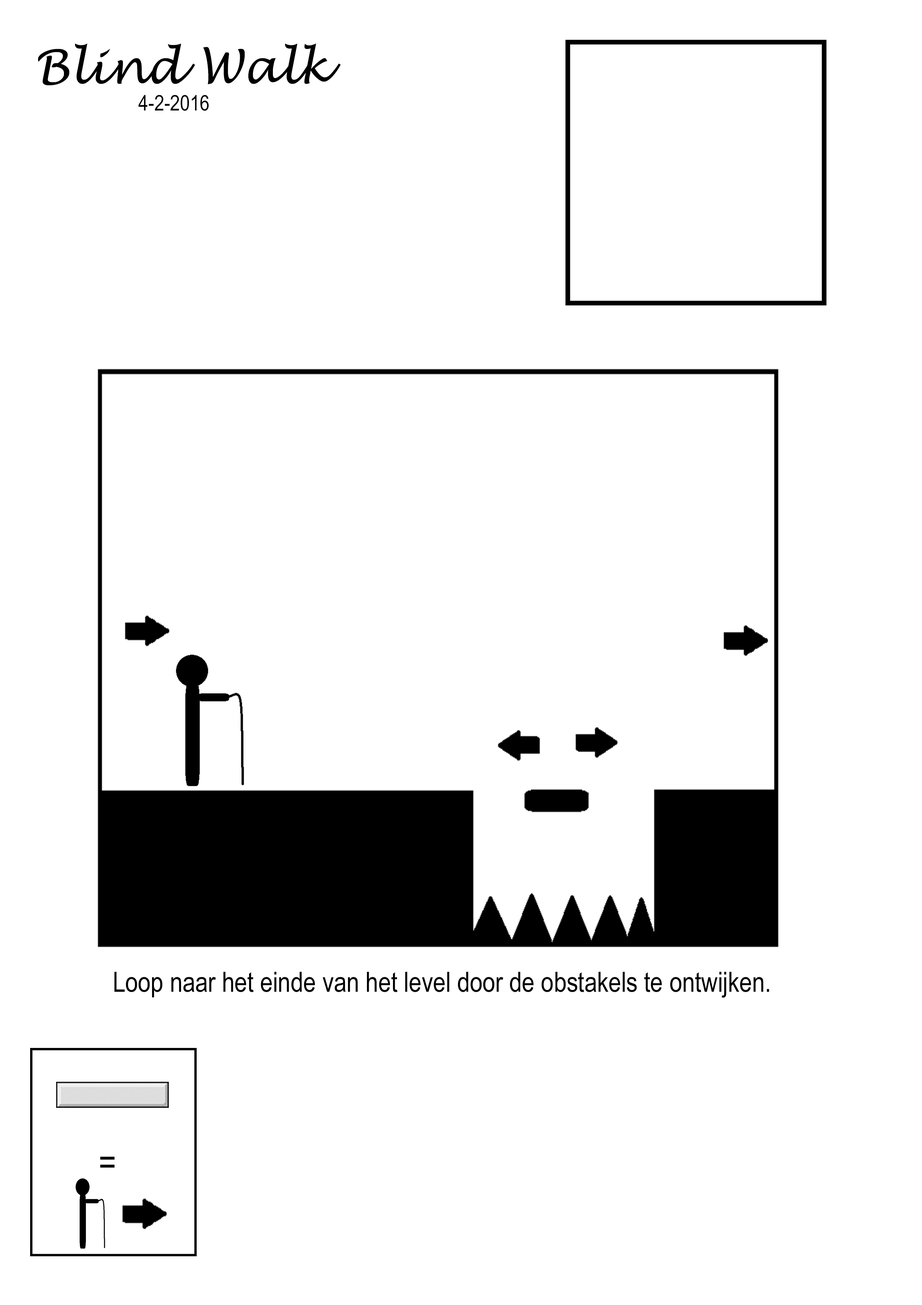
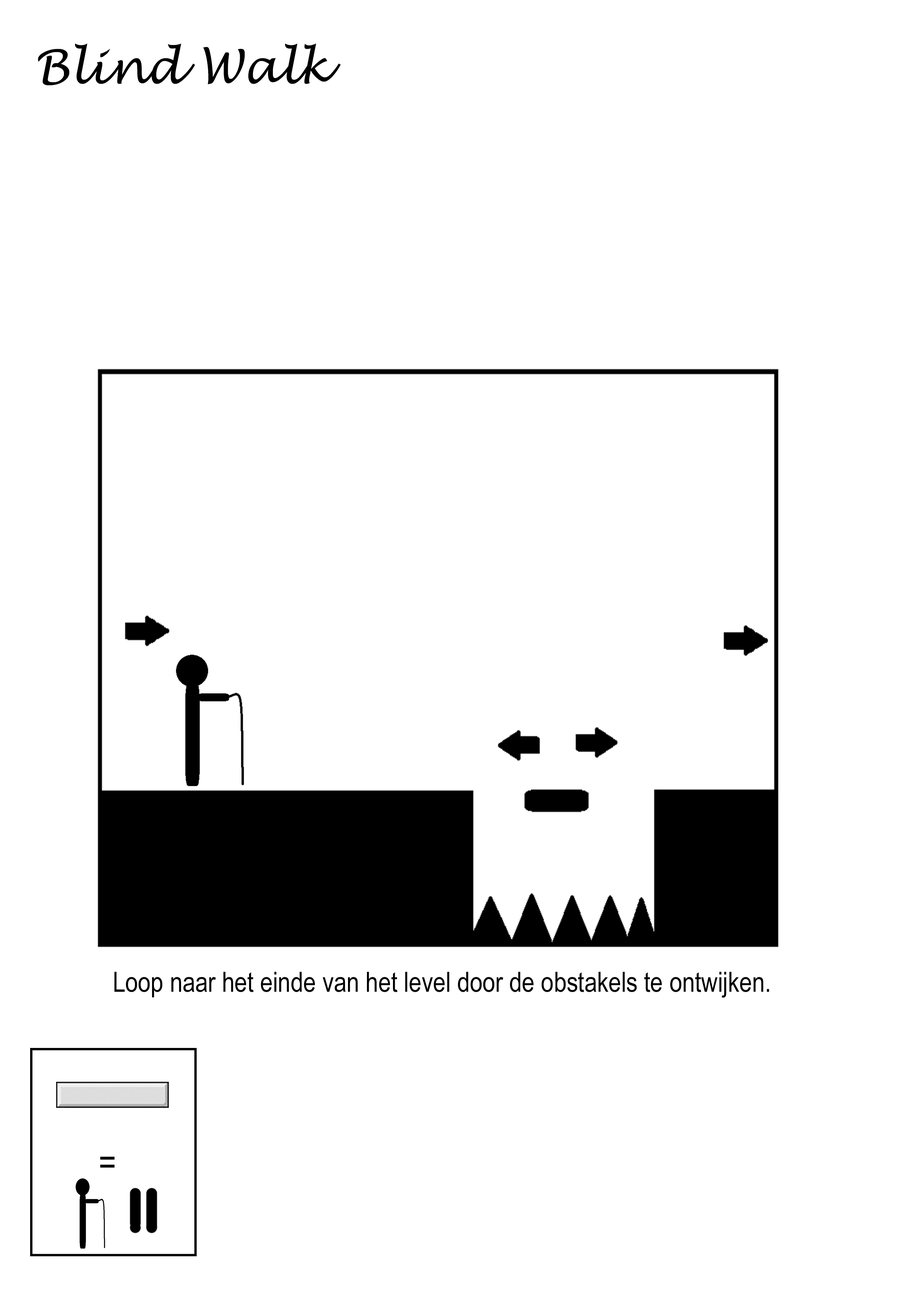
Layered file, before and after one edit (922x1305). Changes by layer:
hid "Rechthoek 2" over (x1=565, y1=39, x2=827, y2=306)
removed layer "Rechthoek 1" over (x1=565, y1=39, x2=586, y2=43)
hid "4-2-2016" over (x1=138, y1=94, x2=210, y2=111)
renamed "Achtergrond" to "Laag 0", painted on it over (x1=121, y1=39, x2=827, y2=1234)
